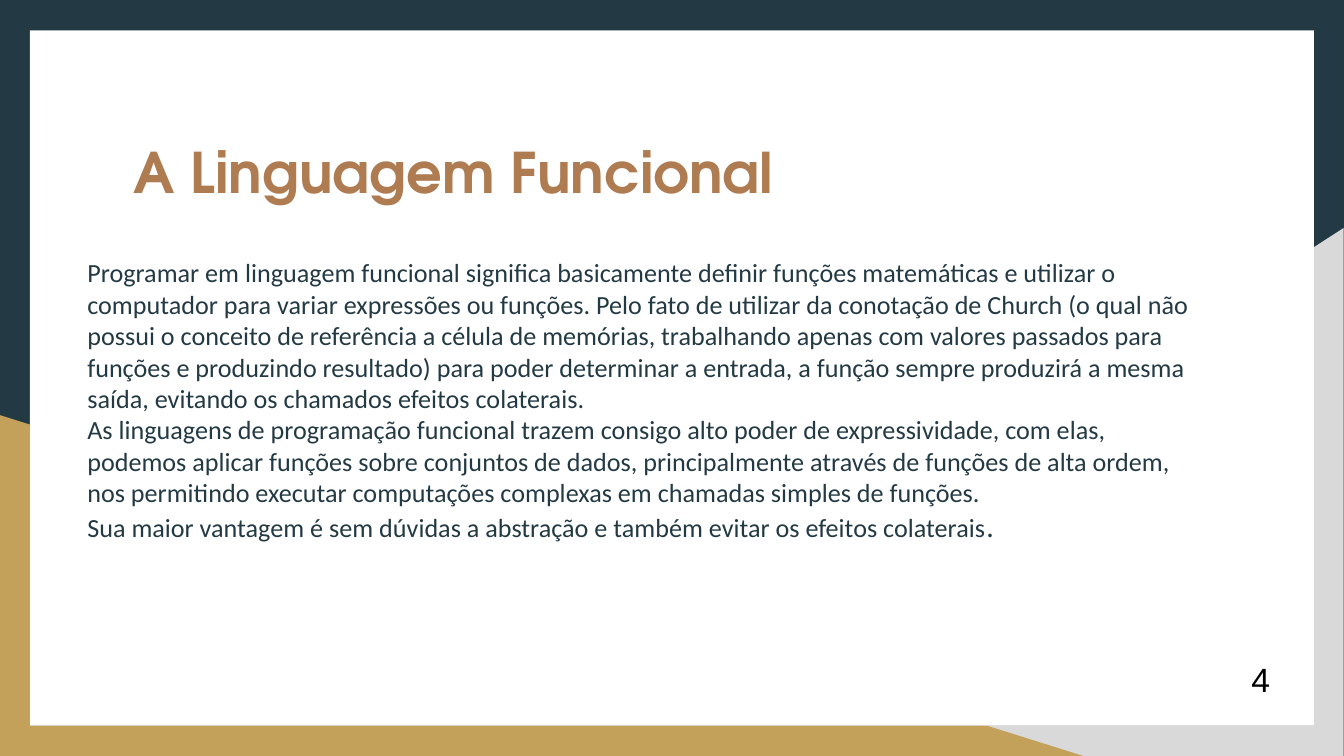
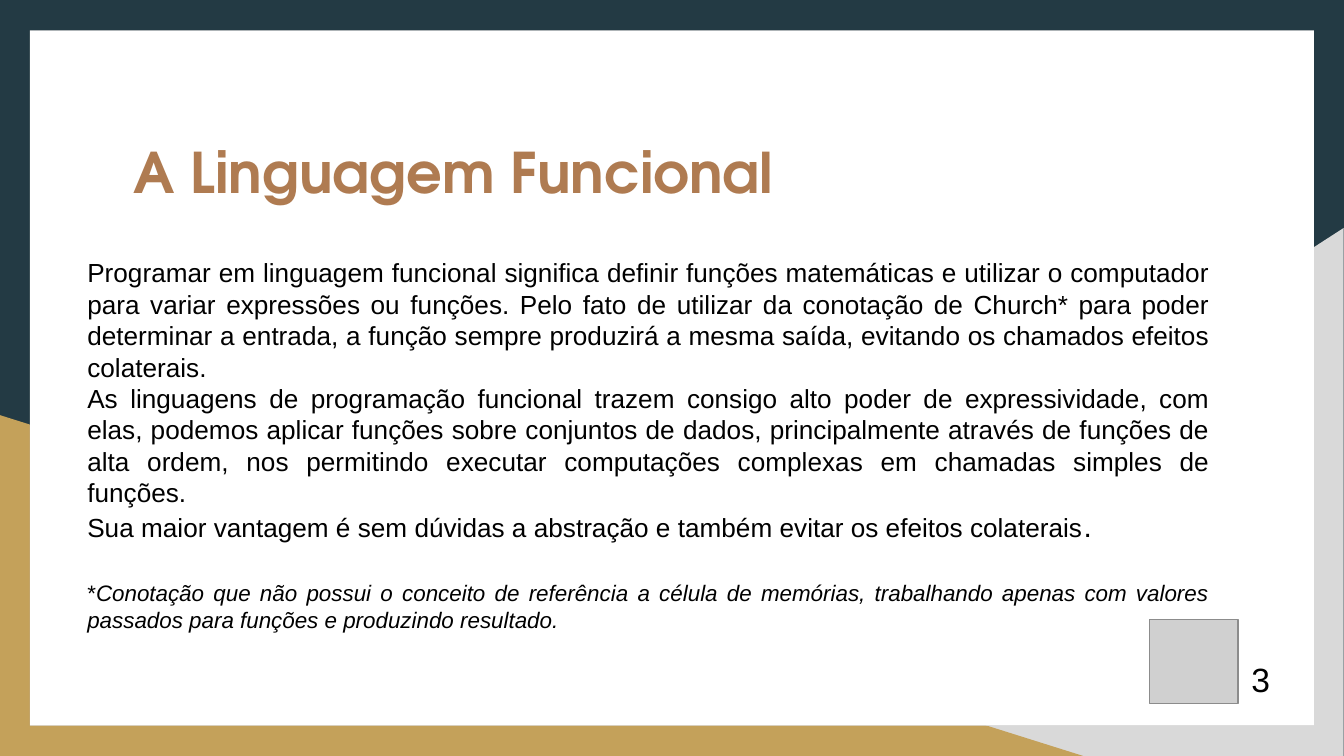
Before and after one commit to wellshiniti/Cat-Joy, a slide deck: slide 3 of PARADIGMA_FUNCIONAL__Linguagens_CAT_e_JOY_2.pptx. Drawn at 1344x756 pixels with LibreOffice and Linux fonts; fonts in the diff are those of the drawing; grey boxes stand for pictures. Boxes give left, top, right and bottom in pixels: in the first picture for what was removed or moved away, otherwise in the second. Text is boxed around its words. In the diff, an @@ line names an element or a change of style, - is before the commit and + after.

Commit message:
Commit ppt 29/10/18

```diff
--- a/PARADIGMA_FUNCIONAL__Linguagens_CAT_e_JOY_2.pptx
+++ b/PARADIGMA_FUNCIONAL__Linguagens_CAT_e_JOY_2.pptx
@@ text at (x1=87, y1=262, x2=1209, y2=378): text changed; font Calibri to Arial; text colour #233A44 to #000000 @@
-Programar em linguagem funcional significa basicamente definir funções matemáticas e utilizar o computador para variar expressões ou funções. Pelo fato de utilizar da conotação de Church (o qual não possui o conceito de referência a célula de memórias, trabalhando apenas com valores passados para funções e produzindo resultado) para poder determinar a entrada, a função sempre produzirá a mesma saída, evitando os chamados efeitos colaterais.
+Programar em linguagem funcional significa definir funções matemáticas e utilizar o computador para variar expressões ou funções. Pelo fato de utilizar da conotação de Church* para poder determinar a entrada, a função sempre produzirá a mesma saída, evitando os chamados efeitos colaterais.
@@ text at (x1=87, y1=389, x2=1209, y2=543): font Calibri to Arial, text colour #233A44 to #000000 in "As linguagens de programação funcional trazem consigo ..."; alignment left to justified @@
@@ text at (x1=87, y1=584, x2=1208, y2=633): paragraph added @@
+*Conotação que não possui o conceito de referência a célula de memórias, trabalhando apenas com valores passados para funções e produzindo resultado.
@@ picture added at (x1=1150, y1=620, x2=1239, y2=703) @@
@@ text at (x1=1251, y1=668, x2=1270, y2=693): text changed @@
-4
+3
```
Also in this commit, not shown: 13 other slides changed, 1 slide added.
